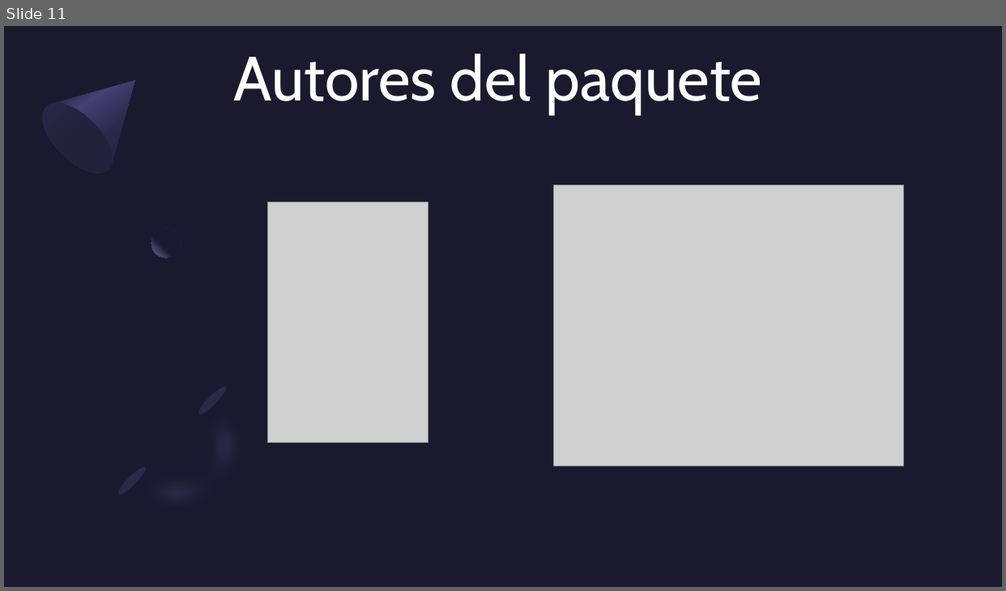
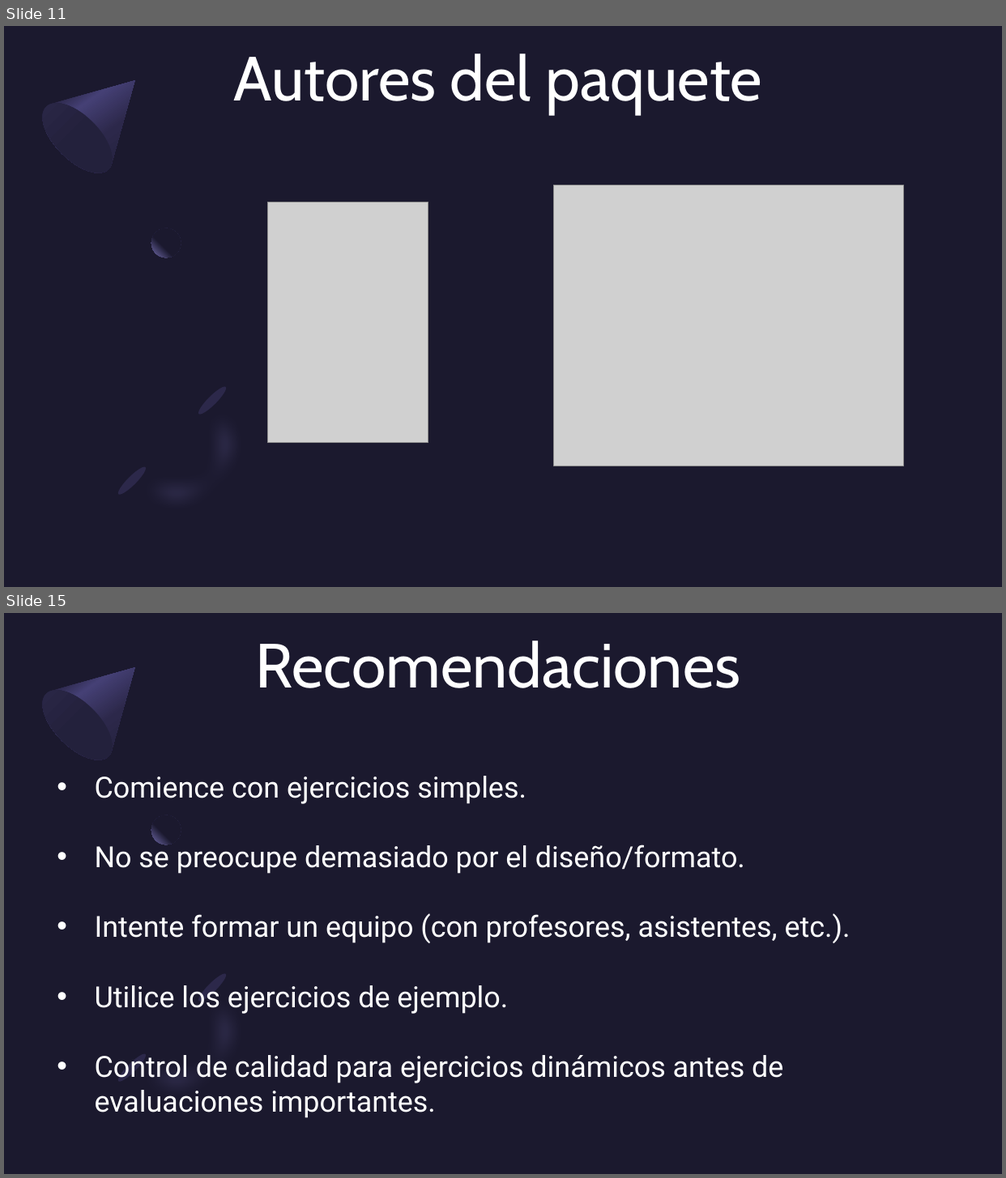
Before and after one commit to fhernanb/ejemplos_paquete_exams, a slide deck: Taller paquete exams - UNAL/Taller paquete exams - UNAL.pptx. Shown one above the other, each under a label of ours: slide 11 before the commit, slides 11 and 15 after it; the slides between them are not shown. The pictures are 1006x591 and 1006x1178 pixels, drawn with LibreOffice and Linux fonts; fonts in the diff are those of the drawing; grey boxes stand for pictures. Boxes give left, top, right and bottom in pixels: in the first picture for what was removed or moved away, otherwise in the second. Text is boxed around its words. In the diff, an @@ line names an element or a change of style, - is before the commit and + after.

```diff
--- a/Taller paquete exams - UNAL/Taller paquete exams - UNAL.pptx
+++ b/Taller paquete exams - UNAL/Taller paquete exams - UNAL.pptx
@@ slide 15 added at bbox=[4, 613, 1002, 1174], background #1B192E; not listed: 7 template elements that a slide beside it also shows @@
@@ text added at bbox=[255, 641, 740, 688], 60 pt, text #FFFFFF @@
+Recomendaciones
@@ text added at bbox=[95, 776, 850, 1118], 28 pt, text #FFFFFF @@
+• Comience con ejercicios simples.
+• No se preocupe demasiado por el diseño/formato.
+• Intente formar un equipo (con profesores, asistentes, etc.).
+• Utilice los ejercicios de ejemplo.
+• Control de calidad para ejercicios dinámicos antes de evaluaciones importantes.
```
Also in this commit, not shown: 2 slides changed, 5 other slides added.
